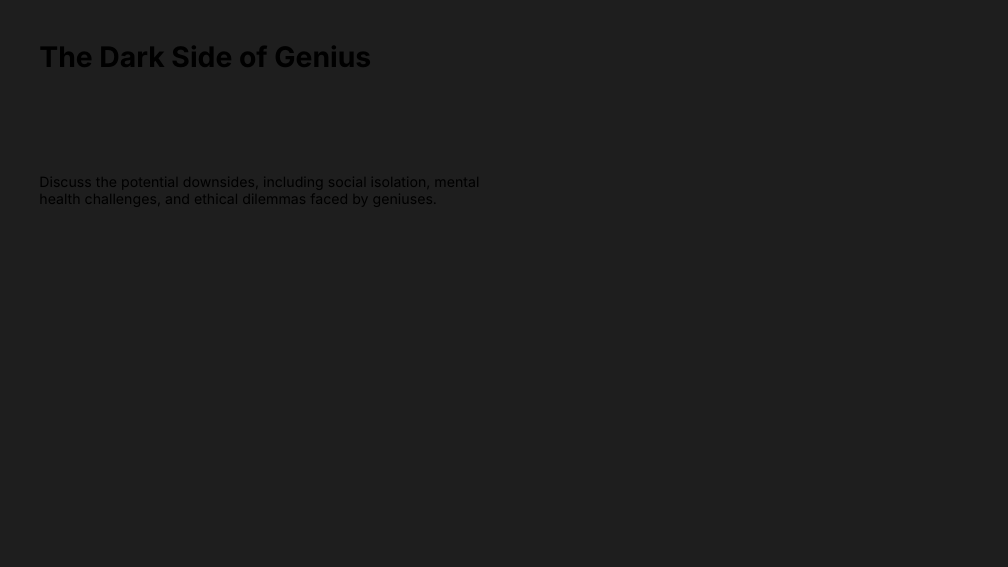
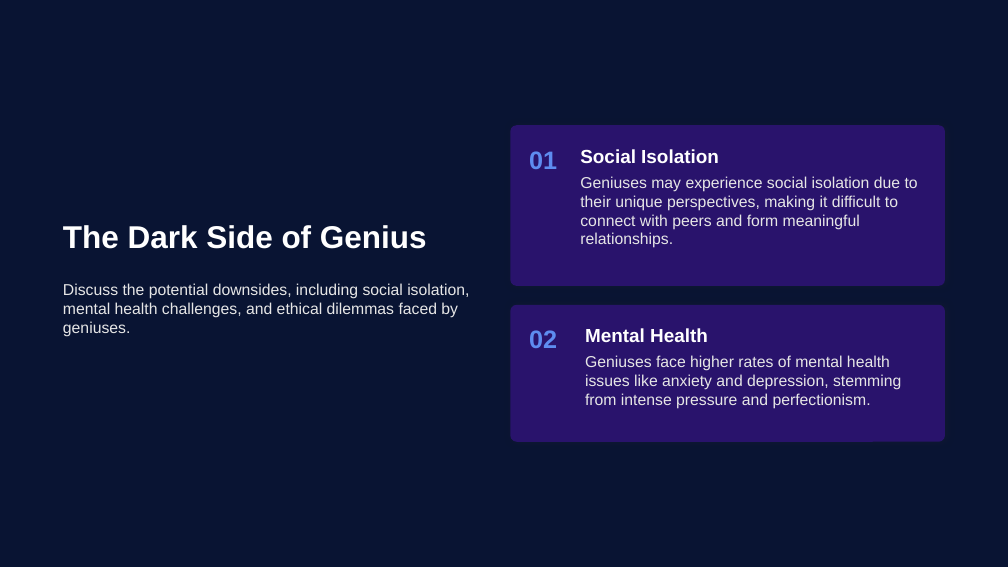
Before and after one commit to tejus05/deck-genie-v3, a slide deck: slide 6 of backend/data/0ef2e0f5-d61a-4687-a0ce-69b4c3fd9ec6/Exploring_the_Concept_of_Genius.pptx. Drawn at 1008x567 pixels with LibreOffice and Linux fonts; fonts in the diff are those of the drawing. Boxes give left, top, right and bottom in pixels: in the first picture for what was removed or moved away, otherwise in the second. Text is boxed around its words. In the diff, an @@ line names an element or a change of style, - is before the commit and + after.

```diff
--- a/backend/data/0ef2e0f5-d61a-4687-a0ce-69b4c3fd9ec6/Exploring_the_Concept_of_Genius.pptx
+++ b/backend/data/0ef2e0f5-d61a-4687-a0ce-69b4c3fd9ec6/Exploring_the_Concept_of_Genius.pptx
@@ background #1E1E1E to #091433 @@
@@ rounded rectangle added at [510, 125, 945, 286], fill #29136C @@
@@ text added at [580, 149, 719, 164], 24 pt, text #FFFFFF, bold @@
+Social Isolation
@@ text added at [529, 151, 557, 169], 32 pt, text #5E8CF0, bold @@
+01
@@ text added at [580, 176, 918, 248], 20 pt, text #E6E6E6 @@
+Geniuses may experience social isolation due to their unique perspectives, making it difficult to connect with peers and form meaningful relationships.
@@ text added at [63, 225, 427, 249], 40 pt, text #FFFFFF, bold @@
+The Dark Side of Genius
@@ text added at [63, 283, 469, 337], 20 pt, text #E6E6E6 @@
+Discuss the potential downsides, including social isolation, mental health challenges, and ethical dilemmas faced by geniuses.
@@ rounded rectangle added at [510, 305, 945, 442], fill #29136C @@
@@ text added at [585, 328, 708, 342], 24 pt, text #FFFFFF, bold @@
+Mental Health
@@ text added at [529, 330, 557, 348], 32 pt, text #5E8CF0, bold @@
+02
@@ text added at [585, 355, 901, 409], 20 pt, text #E6E6E6 @@
+Geniuses face higher rates of mental health issues like anxiety and depression, stemming from intense pressure and perfectionism.
```
Also in this commit, not shown: 5 other slides changed, 2 slides added, 2 slides removed, 17 other files.
